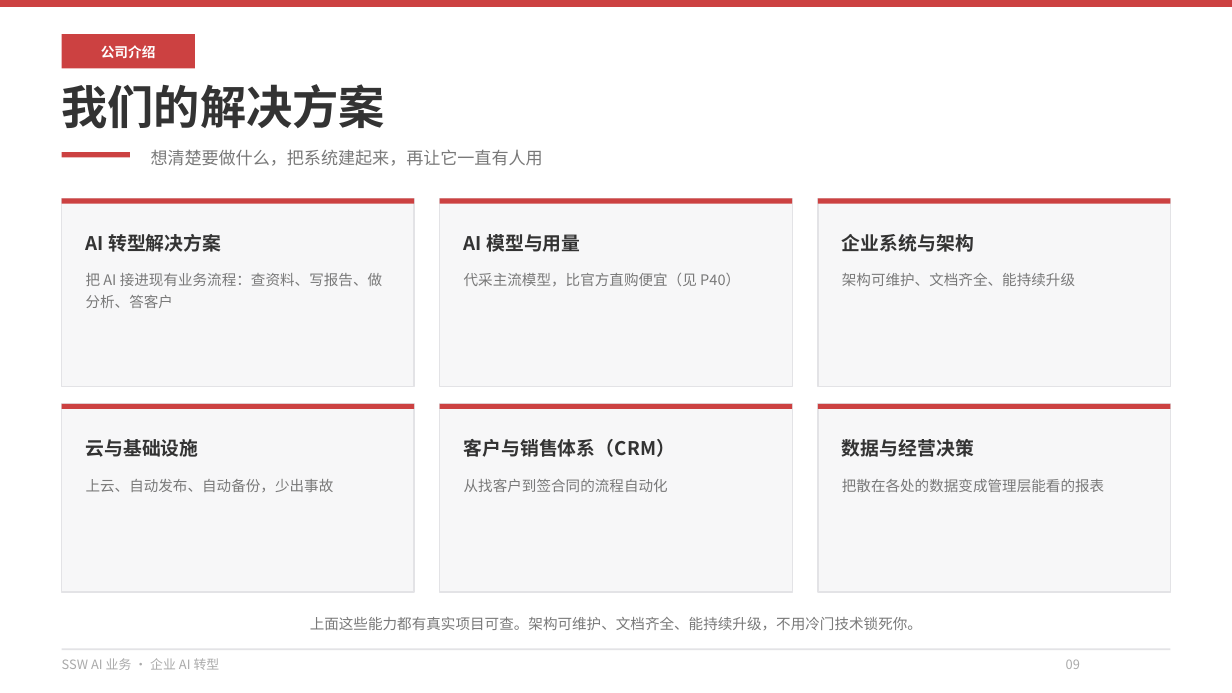
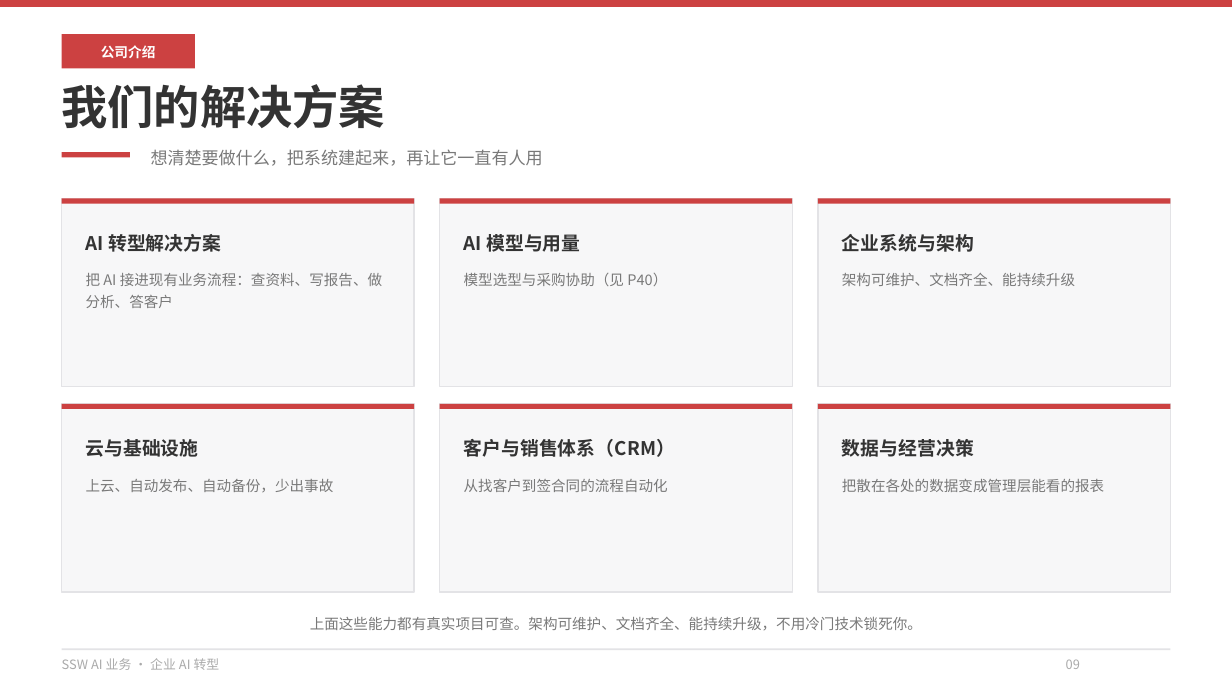
Before and after one commit to hveraus/ssw-business, a slide deck: slide 9 of SSW AI 业务_v2/SSW AI 业务_v3.pptx. Drawn at 1232x693 pixels with LibreOffice and Linux fonts; fonts in the diff are those of the drawing. Boxes give left, top, right and bottom in pixels: in the first picture for what was removed or moved away, otherwise in the second. Text is boxed around its words. In the diff, an @@ line names an element or a change of style, - is before the commit and + after.

Commit message:
第一步：统一收费与安全口径
- P40：去掉代采/代管代付/垫资口径，改为费用直结 + 按驻场人天协助
- P41：带宽费改为付给线路服务商（第三方直付）
- P09：「代采主流模型」改为「模型选型与采购协助」
- P33/P56：删除「标准功能不重复收取软件授权费」，统一为按驻场人天计费
- P59：「都可以写进合同」收敛为「支持写入合同条款与验收清单，以合同约定为准」；「数据不外流」改为「数据去向可确认」
- P47–P49：落地支持加资格边界（不提供绕过地区限制的方案）
- P12：加一期口径桥接注（不等同 P54 完整路径）
- P54：周期注释同步（单场景 2–4 个月 / 供应链约半年 / 完整路径 5–9 个月）

```diff
--- a/SSW AI 业务_v2/SSW AI 业务_v3.pptx
+++ b/SSW AI 业务_v2/SSW AI 业务_v3.pptx
@@ text at (464, 273, 667, 286): text changed @@
-代采主流模型，比官方直购便宜（见 P40）
+模型选型与采购协助（见 P40）
```
Also in this commit, not shown: 10 other slides changed, 1 other file.
